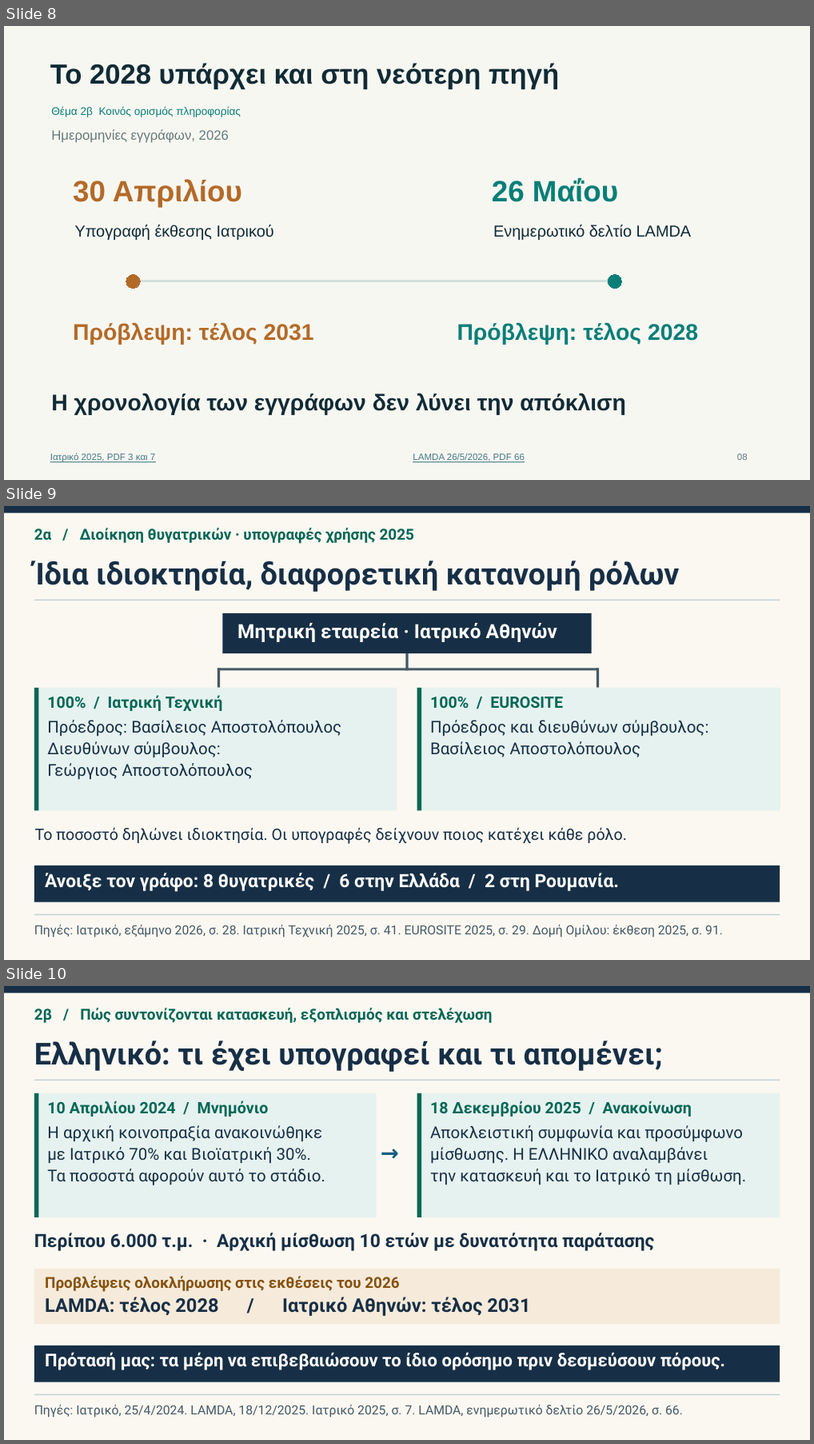
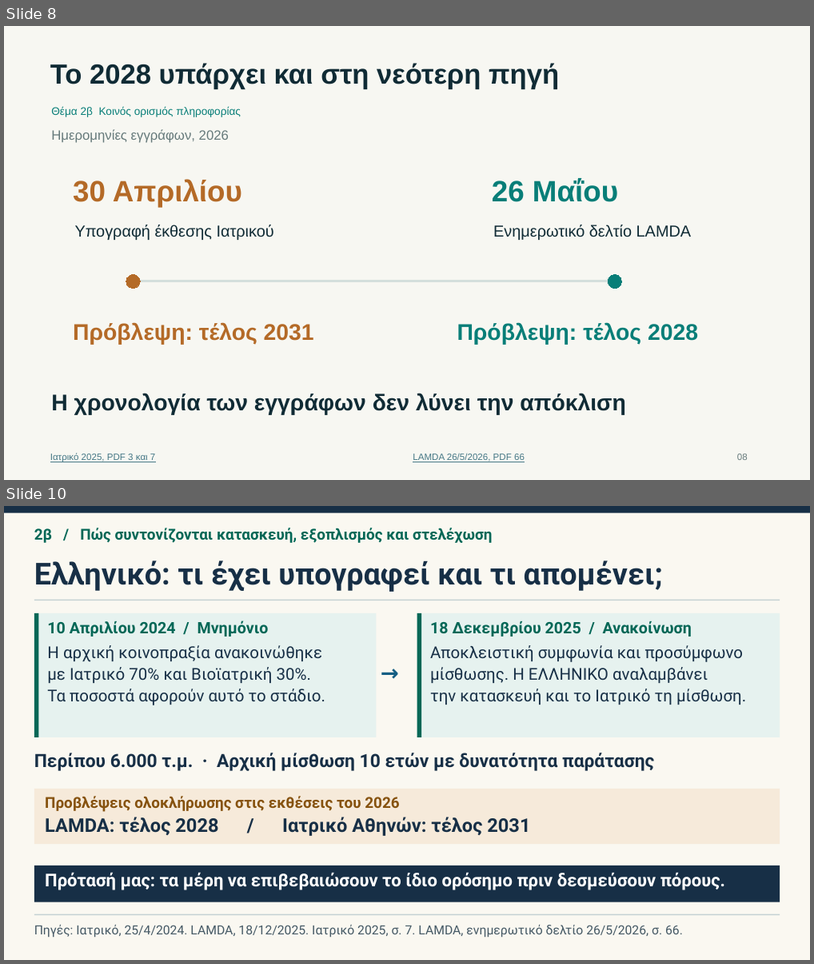
Before and after one commit to jtzach/iatriko-athinon-management, a slide deck: writing/CEO-Ιατρικό-Αθηνών-3-Ευρήματα.pptx. Shown one above the other, each under a label of ours: slides 8, 9 and 10 before the commit, slides 8 and 10 after it; the slides between them are not shown. The pictures are 814x1444 and 814x964 pixels, drawn with LibreOffice and Linux fonts; fonts in the diff are those of the drawing. Boxes give left, top, right and bottom in pixels: in the first picture for what was removed or moved away, otherwise in the second. Text is boxed around its words. In the diff, an @@ line names an element or a change of style, - is before the commit and + after.

```diff
--- a/writing/CEO-Ιατρικό-Αθηνών-3-Ευρήματα.pptx
+++ b/writing/CEO-Ιατρικό-Αθηνών-3-Ευρήματα.pptx
@@ slide 9 removed at <box>4,506,810,960</box>, background #F7F7F2 @@
@@ rectangle removed at <box>4,506,810,960</box> @@
@@ rectangle removed at <box>4,506,810,512</box> @@
@@ text removed at <box>34,528,414,544</box> @@
-2α / Διοίκηση θυγατρικών · υπογραφές χρήσης 2025
@@ text removed at <box>34,560,679,592</box> @@
-Ίδια ιδιοκτησία, διαφορετική κατανομή ρόλων
@@ rectangle removed at <box>34,599,780,600</box> @@
@@ rectangle removed at <box>222,613,591,654</box> @@
@@ text removed at <box>238,623,558,642</box> @@
-Μητρική εταιρεία · Ιατρικό Αθηνών
@@ rectangle removed at <box>218,668,598,671</box> @@
@@ rectangle removed at <box>218,668,220,688</box> @@
@@ rectangle removed at <box>406,654,409,671</box> @@
@@ rectangle removed at <box>597,668,599,688</box> @@
@@ rectangle removed at <box>34,688,398,810</box> @@
@@ rectangle removed at <box>34,688,38,810</box> @@
@@ text removed at <box>47,695,223,711</box> @@
-100% / Ιατρική Τεχνική
@@ rectangle removed at <box>417,688,781,810</box> @@
@@ rectangle removed at <box>417,688,422,810</box> @@
@@ text removed at <box>430,696,563,708</box> @@
-100% / EUROSITE
@@ text removed at <box>47,720,342,736</box> @@
-Πρόεδρος: Βασίλειος Αποστολόπουλος
@@ text removed at <box>430,720,709,736</box> @@
-Πρόεδρος και διευθύνων σύμβουλος:
@@ text removed at <box>47,741,220,757</box> @@
-Διευθύνων σύμβουλος:
@@ text removed at <box>430,741,641,757</box> @@
-Βασίλειος Αποστολόπουλος
@@ text removed at <box>47,763,253,779</box> @@
-Γεώργιος Αποστολόπουλος
@@ text removed at <box>35,827,627,844</box> @@
-Το ποσοστό δηλώνει ιδιοκτησία. Οι υπογραφές δείχνουν ποιος κατέχει κάθε ρόλο.
@@ rectangle removed at <box>34,865,780,902</box> @@
@@ text removed at <box>45,872,619,892</box> @@
-Άνοιξε τον γράφο: 8 θυγατρικές / 6 στην Ελλάδα / 2 στη Ρουμανία.
@@ rectangle removed at <box>34,914,780,915</box> @@
@@ text removed at <box>34,924,723,937</box> @@
-Πηγές: Ιατρικό, εξάμηνο 2026, σ. 28. Ιατρική Τεχνική 2025, σ. 41. EUROSITE 2025, σ. 29. Δομή Ομίλου: έκθεση 2025, σ. 91.
```
Also in this commit, not shown: 1 slide added, 21 other files.
